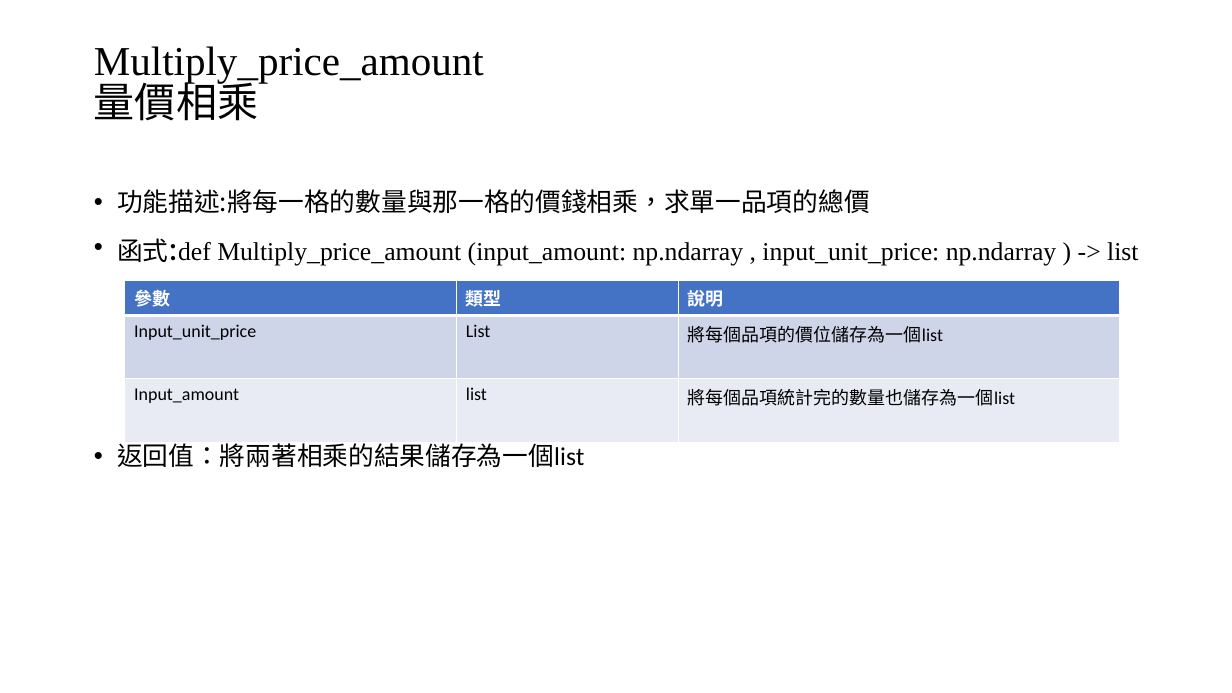
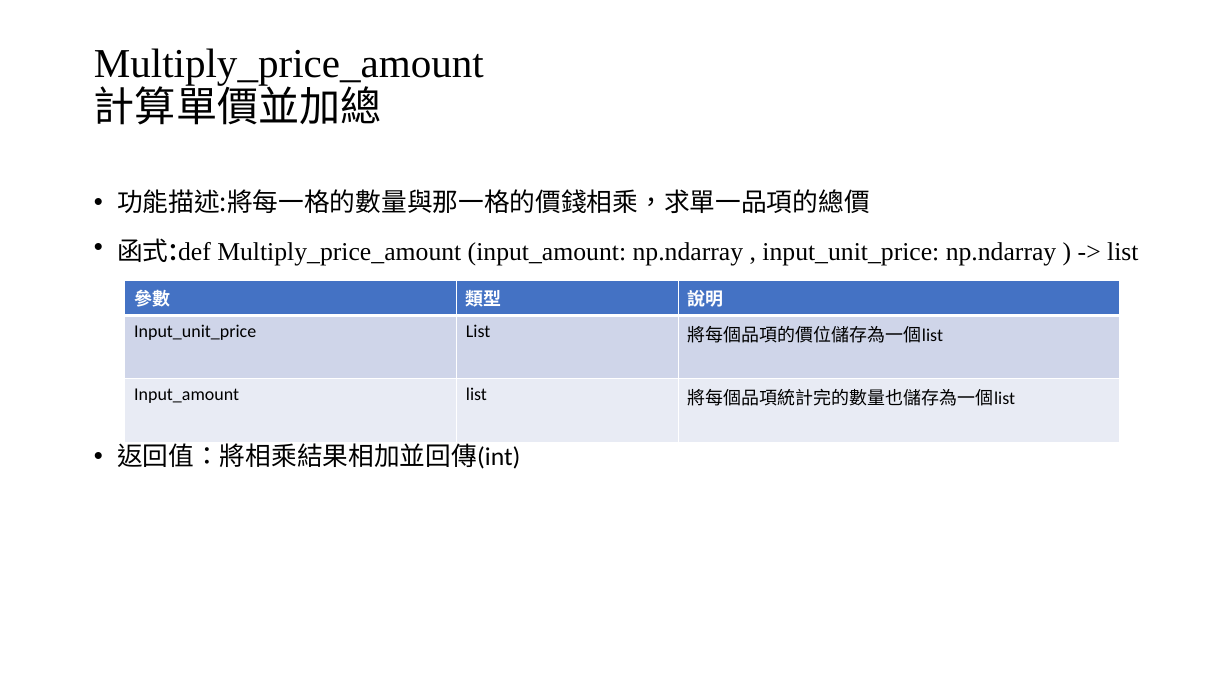
Before and after one commit to austin9328/Embedded_system, a slide deck: slide 13 of final_project/影像辨識 final_project.pptx (slide 10 before the commit). Drawn at 1232x693 pixels with LibreOffice and Linux fonts; fonts in the diff are those of the drawing. Boxes give left, top, right and bottom in pixels: in the first picture for what was removed or moved away, otherwise in the second. Text is boxed around its words. In the diff, an @@ line names an element or a change of style, - is before the commit and + after.

```diff
--- a/final_project/影像辨識 final_project.pptx
+++ b/final_project/影像辨識 final_project.pptx
@@ text at <box>94,79,382,125</box>: paragraph added @@
+計算單價並加總
@@ title removed at <box>94,75,258,121</box> @@
-量價相乘
@@ text at <box>117,443,520,469</box>: text changed @@
-• 返回值：將兩著相乘的結果儲存為一個list
+• 返回值：將相乘結果相加並回傳(int)
```
Also in this commit, not shown: 3 other slides changed, 6 slides added, 3 slides removed, 29 other files.
